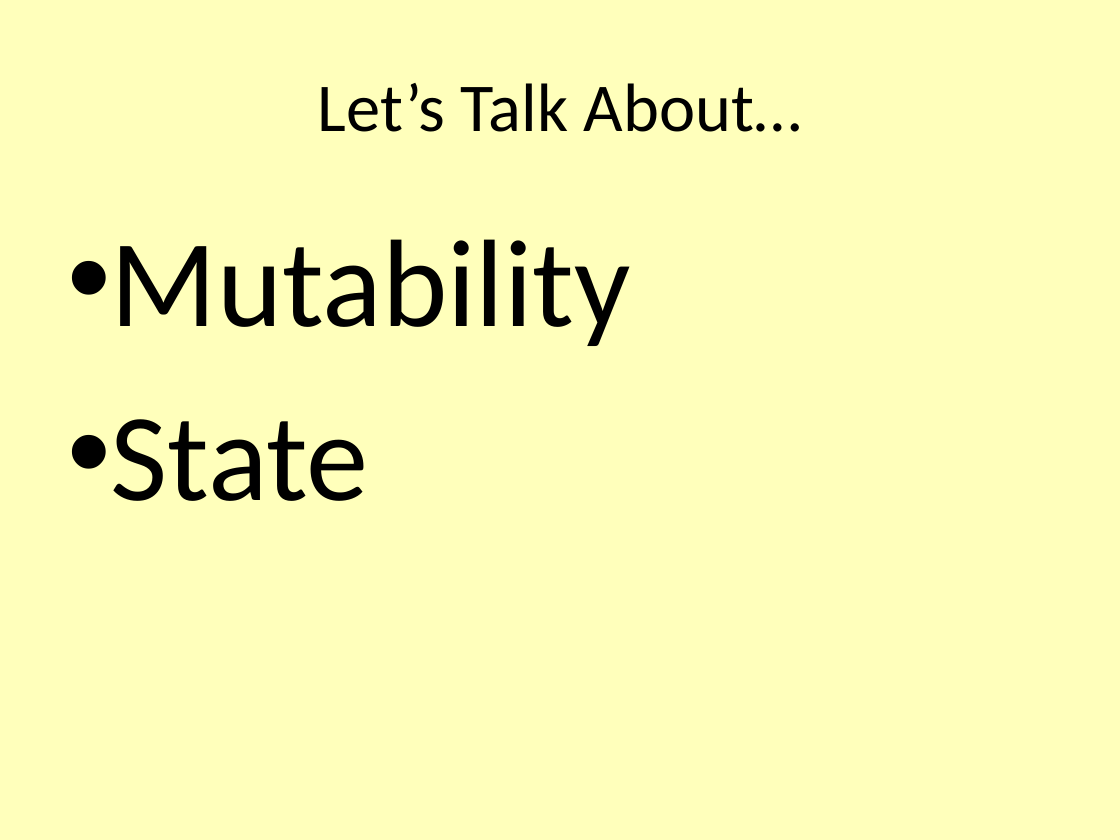
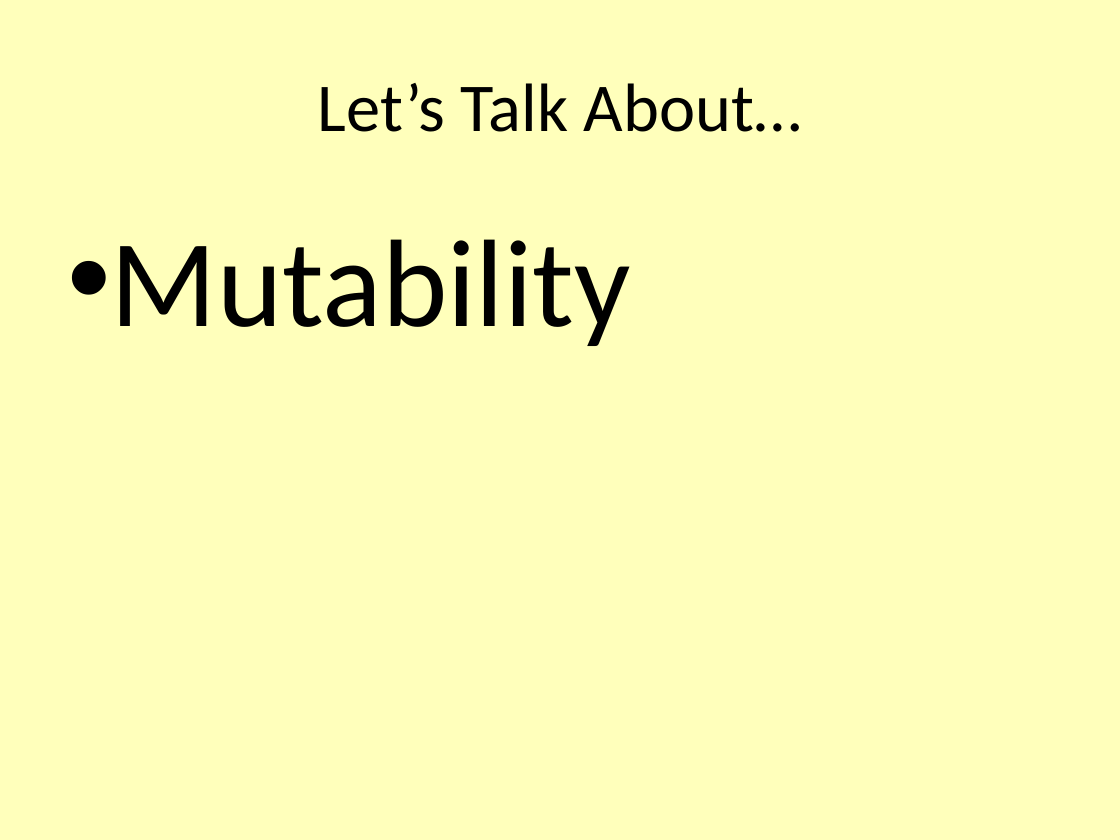
Before and after one commit to vcsjones/Presentations, a slide deck: slide 8 of RCC.2010.2/F.pptx. Drawn at 1120x840 pixels with LibreOffice and Linux fonts; fonts in the diff are those of the drawing. Boxes give left, top, right and bottom in pixels: in the first picture for what was removed or moved away, otherwise in the second. Text is boxed around its words. In the diff, an @@ line names an element or a change of style, - is before the commit and + after.

```diff
--- a/RCC.2010.2/F.pptx
+++ b/RCC.2010.2/F.pptx
@@ text at (x1=111, y1=419, x2=369, y2=501): paragraph removed @@
-• State
```
Also in this commit, not shown: 3 other slides changed, 1 slide removed.
